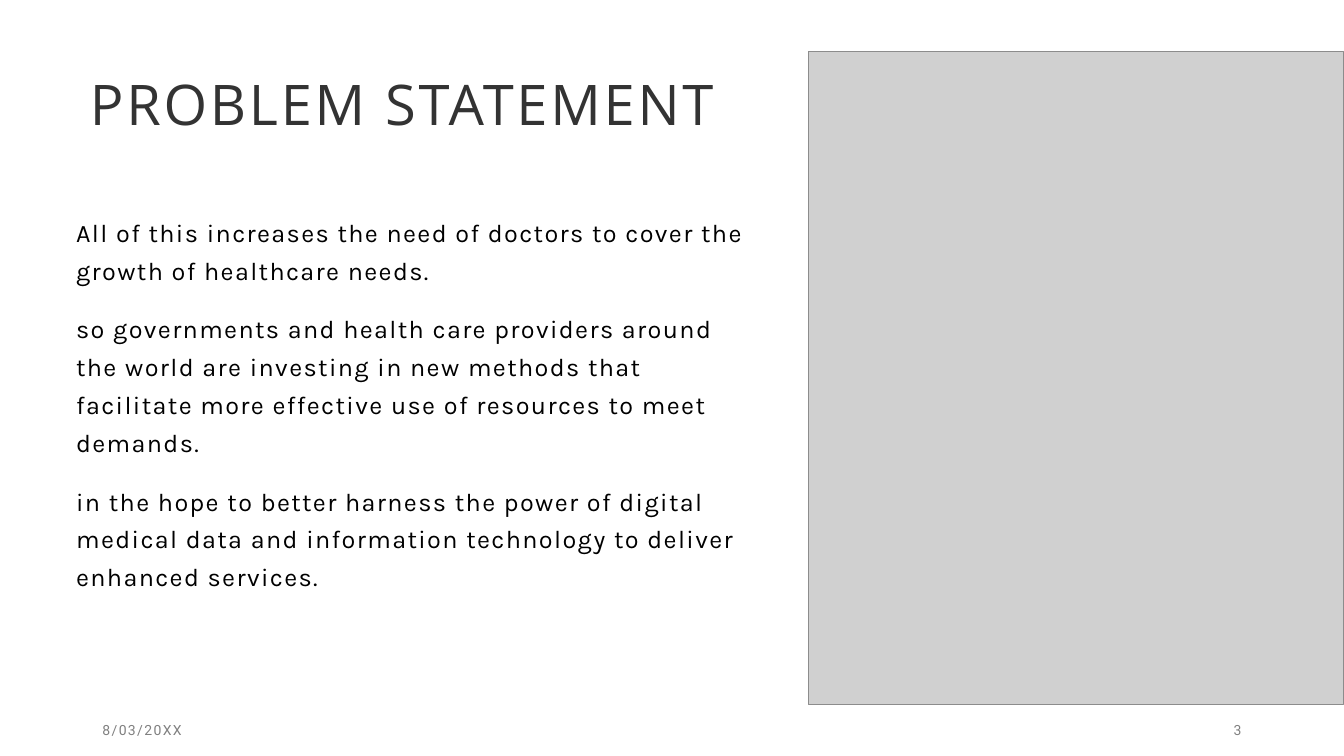
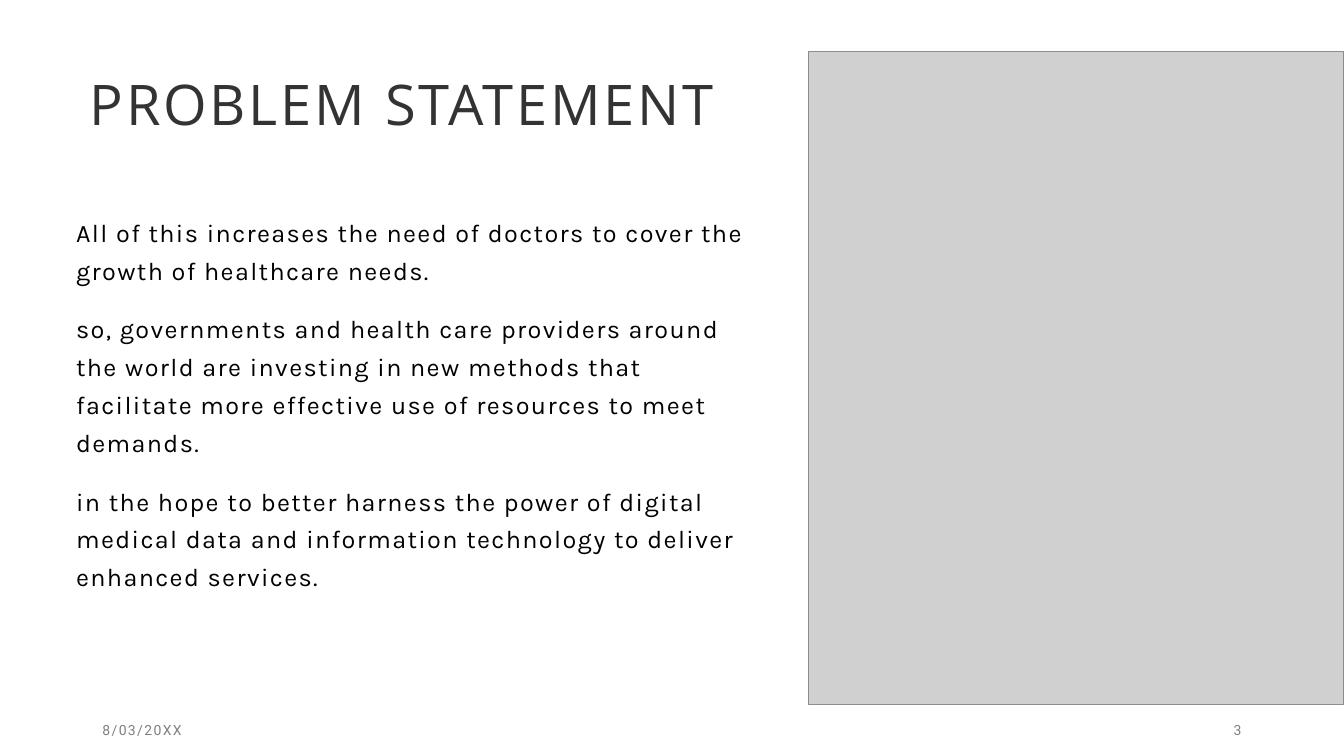
Before and after one commit to zeinabmohamed/MedicalChatbot, a slide deck: slide 3 of Docs/Chatbot with specific topic presentation.pptx. Drawn at 1344x756 pixels with LibreOffice and Linux fonts; fonts in the diff are those of the drawing; grey boxes stand for pictures. Boxes give left, top, right and bottom in pixels: in the first picture for what was removed or moved away, otherwise in the second. Text is boxed around its words. In the diff, an @@ line names an element or a change of style, - is before the commit and + after.

```diff
--- a/Docs/Chatbot with specific topic presentation.pptx
+++ b/Docs/Chatbot with specific topic presentation.pptx
@@ text at <box>76,320,718,453</box>: text changed @@
-so governments and health care providers around the world are investing in new methods that facilitate more effective use of resources to meet demands.
+so, governments and health care providers around the world are investing in new methods that facilitate more effective use of resources to meet demands.
```
Also in this commit, not shown: 3 other slides changed, 16 slides added, 3 slides removed.
